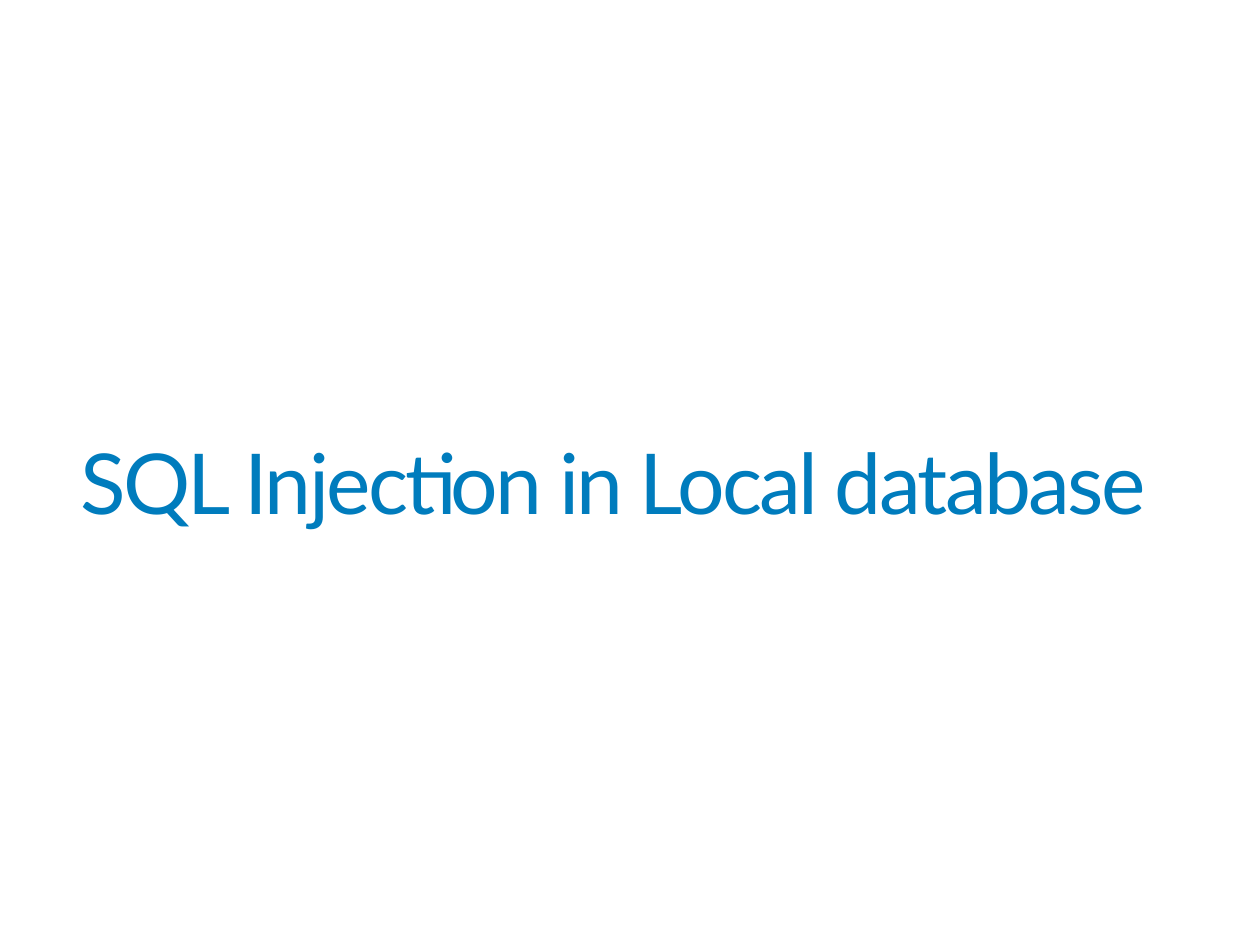
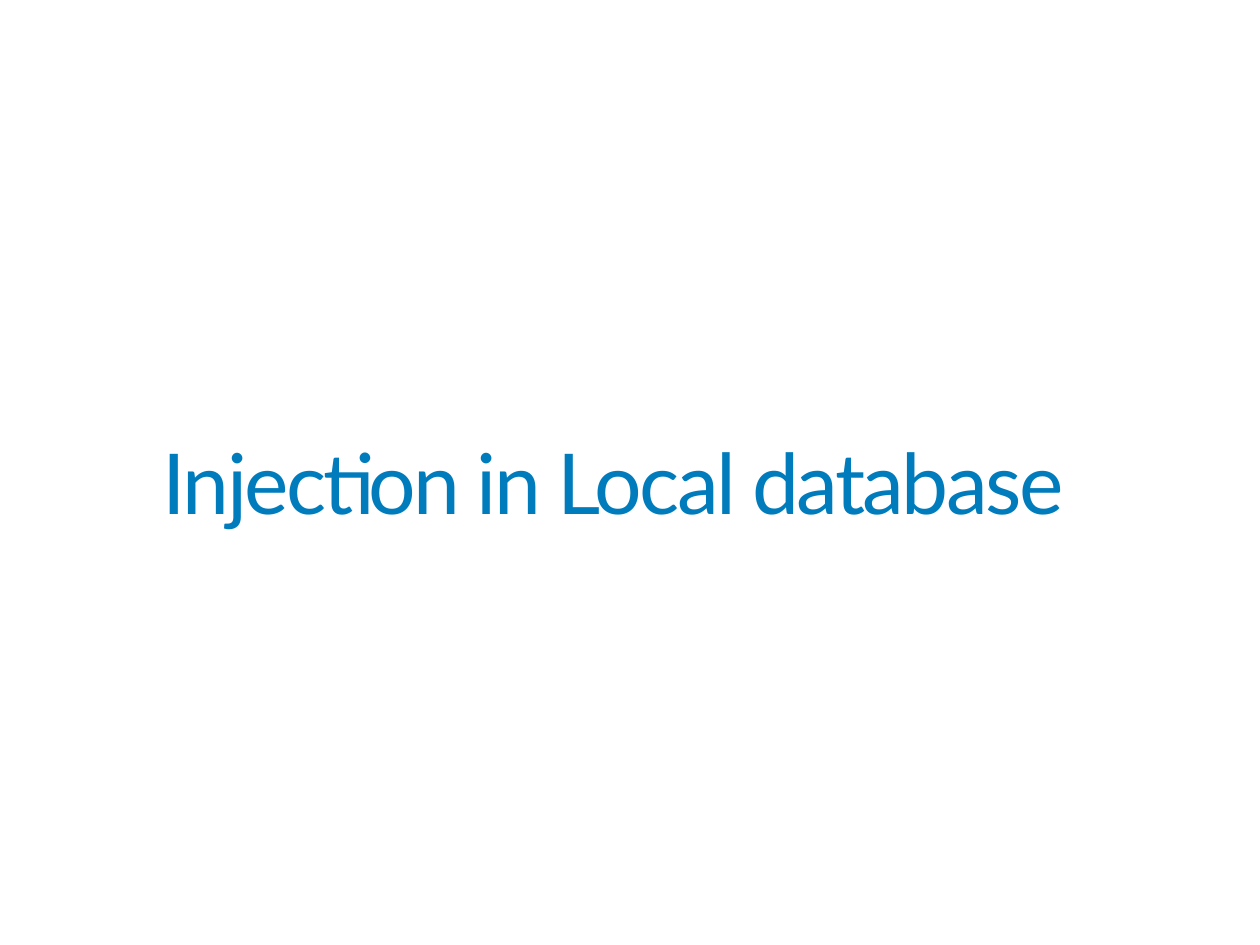
Before and after one commit to khanhnnvn/Mine, a slide deck: slide 34 of xmind/Slide For VIB/VIB_Part5b.pptx (slide 30 before the commit). Drawn at 1260x945 pixels with LibreOffice and Linux fonts; fonts in the diff are those of the drawing; background and template pictures are left out. Boxes give left, top, right and bottom in pixels: in the first picture for what was removed or moved away, otherwise in the second. Text is boxed around its words. In the diff, an @@ line names an element or a change of style, - is before the commit and + after.

```diff
--- a/xmind/Slide For VIB/VIB_Part5b.pptx
+++ b/xmind/Slide For VIB/VIB_Part5b.pptx
@@ title at (163, 452, 1063, 530): text changed @@
-SQL Injection in Local database
+Injection in Local database
```
Also in this commit, not shown: 1 other slide changed, 25 slides added, 2 other files.
